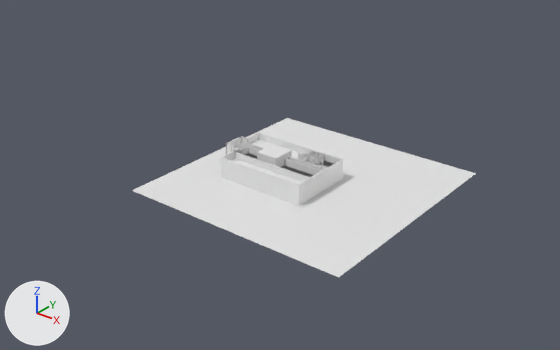
An edit to the COLLADA model static/js/webgl/models/gls.dae, drawn before and after from the same camera.
The view is the same before and after, from a 50 mm lens placed at (177.0, -228.0, 134.0), pointed at (4.0, -11.0, 0.0). Arrows for +X, +Y and +Z are at lower left; the lights stay in place. Where no turn or scale is listed for an object, it has been applied to the vertices.

The first picture shows 'Plane', 'building', 'outer', 'outer_001', 'outer_002', 'unit_002', 'unit_014'.
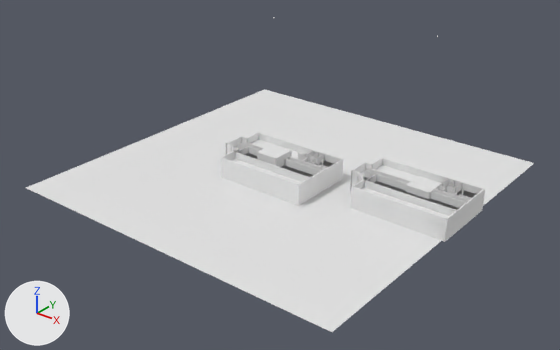
Pixel boxes (x1, y1, x2, y2) of what changed, in the pictures (560 x 350 px):
'Plane', moved, rescaled (48% wider, 52% taller): before (132, 118, 476, 277); after (26, 89, 534, 332)
'outer_005', added: after (351, 158, 485, 227)
'outer_004', added: after (351, 177, 484, 234)
'outer_003', added: after (350, 185, 483, 242)
'wall_008', added: after (365, 181, 456, 216)
'floor_003_001', added: after (360, 165, 476, 218)
'wall_007', added: after (376, 174, 466, 208)
'building_000', added: after (405, 176, 442, 199)
'wall_006', added: after (368, 168, 470, 202)
'kabinet_000', added: after (363, 176, 459, 210)
'wall_010', added: after (366, 174, 377, 183)
'wall_009', added: after (364, 170, 371, 178)

Edits to the bpy script that builds the scene:
```text
Add me_floor_001_mesh_001:
    me_floor_001_mesh_001.from_pydata([(24.0, -14.9, 0.0), (24.0, 14.9, 0.0), (-15.9, -14.9, 0.0), (-24.0, -2.9, 0.0), (-20.9, -2.9, 0.0), (-15.9, -7.2, 0.0), (-21.0, 14.9, 0.0), (-24.0, 7.0, 0.0), (-20.8, 7.0, 0.0)], [], [(1, 8, 5), (5, 2, 0), (0, 1, 5), (8, 7, 3), (1, 6, 8), (4, 5, 8), (8, 3, 4)])
Add me_kabinet_001_mesh_001:
    me_kabinet_001_mesh_001.from_pydata([(-9.1, -5.9, 0.0), (9.1, -5.9, 0.0), (-9.1, 5.9, 0.0), (9.1, 5.9, 0.0)], [], [(1, 3, 2), (0, 1, 2)])
Add me_plane_037:
    me_plane_037.from_pydata([(-0.15, -3.7, 0.0), (0.15, -3.7, 0.0), (-0.15, 3.65, 0.0), (0.15, 3.65, 0.0), (-0.15, -3.7, 3.0), (0.15, -3.7, 3.0), (-0.15, 3.65, 3.0), (0.15, 3.65, 3.0)], [], [(1, 5, 7), (3, 7, 6), (2, 6, 4), (0, 4, 5), (5, 4, 6), (7, 5, 6), (3, 1, 7), (2, 3, 6), (0, 2, 4), (1, 0, 5)])
Add me_plane_036:
    me_plane_036.from_pydata([(-1.38, -0.15, 0.0), (1.38, -0.15, 0.0), (-1.38, 0.15, 0.0), (1.38, 0.15, 0.0), (-1.38, 0.15, 3.0), (-1.38, -0.15, 3.0), (1.38, -0.15, 3.0), (1.38, 0.15, 3.0)], [], [(6, 7, 4), (3, 7, 6), (2, 4, 7), (0, 5, 4), (1, 6, 5), (5, 6, 4), (1, 3, 6), (3, 2, 7), (2, 0, 4), (0, 1, 5)])
Add me_plane_035:
    me_plane_035.from_pydata([(-19.3, -0.1, 0.0), (19.3, -0.1, 0.0), (-19.3, 0.1, 0.0), (19.3, 0.1, 0.0), (-19.3, 0.1, 3.0), (-19.3, -0.1, 3.0), (19.3, -0.1, 3.0), (19.3, 0.1, 3.0)], [], [(6, 7, 4), (2, 4, 7), (0, 5, 4), (1, 6, 5), (3, 7, 6), (5, 6, 4), (3, 2, 7), (2, 0, 4), (0, 1, 5), (1, 3, 6)])
Add me_plane_033:
    me_plane_033.from_pydata([(-19.3, -0.1, 0.0), (19.3, -0.1, 0.0), (-19.3, 0.1, 0.0), (19.3, 0.1, 0.0), (-19.3, 0.1, 3.0), (-19.3, -0.1, 3.0), (19.3, -0.1, 3.0), (19.3, 0.1, 3.0)], [], [(6, 7, 4), (3, 7, 6), (2, 4, 7), (0, 5, 4), (1, 6, 5), (5, 6, 4), (1, 3, 6), (3, 2, 7), (2, 0, 4), (0, 1, 5)])
Add me_plane_032:
    me_plane_032.from_pydata([(-22.0, -0.1, 0.0), (22.0, -0.1, 0.0), (-22.0, 0.1, 0.0), (22.0, 0.1, 0.0), (-22.0, 0.1, 3.0), (-22.0, -0.1, 3.0), (22.0, -0.1, 3.0), (22.0, 0.1, 3.0)], [], [(6, 7, 4), (3, 7, 6), (2, 4, 7), (0, 5, 4), (1, 6, 5), (5, 6, 4), (1, 3, 6), (3, 2, 7), (2, 0, 4), (0, 1, 5)])
Add me_floor_000:
    me_floor_000.from_pydata([(-19.5, -3.8, 0.0), (22.0, -5.3, 0.0), (-22.0, 5.3, 0.0), (22.0, 5.3, 0.0), (-18.0, -5.3, 0.0), (-17.8, -5.3, 0.0), (-22.0, -1.6, 0.0), (-18.8, -4.5, 0.0), (-20.7, -2.8, 0.0)], [], [(8, 1, 6), (0, 8, 6), (2, 6, 3), (8, 7, 1), (5, 1, 7), (3, 6, 1), (4, 5, 7), (0, 4, 7), (0, 7, 8)])
Change ob_plane:
    ob_plane.location: (8.4, 1.0, -6.0) -> (-1.6, 1.0, -6.0)
    ob_plane.scale: (50000.0, 50000.0, 1.0) -> (75000.0, 75000.0, 1.0)
Add ob_outer_003:
    ob_outer_003 = bpy.data.objects.new('outer_003', me_outer_002_mesh_001)  # 72 vertices, 70 faces; spans x -28.0..20.0, y -0.3..29.6, z 0.0..3.0
    ob_outer_003.location = (54.5, -6.6, -6.1)
Add ob_floor_001_001:
    ob_floor_001_001 = bpy.data.objects.new('floor_001_001', me_floor_001_mesh_001)
    ob_floor_001_001.location = (50.6, 8.1, -6.1)
Add ob_outer_004:
    ob_outer_004 = bpy.data.objects.new('outer_004', me_plane_027)  # 72 vertices, 72 faces; spans x -28.0..20.0, y -0.3..29.6, z 0.0..3.0
    ob_outer_004.location = (54.5, -6.6, -3.1)
Add ob_floor_002_001:
    ob_floor_002_001 = bpy.data.objects.new('floor_002_001', me_floor_001_mesh_001.copy())
    ob_floor_002_001.location = (50.6, 8.1, -3.1)
Add ob_kabinet_003:
    ob_kabinet_003 = bpy.data.objects.new('kabinet_003', me_kabinet_001_mesh_001)
    ob_kabinet_003.location = (65.5, 17.0, 0.0)
Add ob_outer_005:
    ob_outer_005 = bpy.data.objects.new('outer_005', me_plane_038)  # 70 vertices, 90 faces; spans x -8.3..39.8, y -4.4..25.4, z 0.0..3.0
    ob_outer_005.location = (34.8, -2.4, 0.0)
Add ob_wall_010:
    ob_wall_010 = bpy.data.objects.new('wall_010', me_plane_037)
    ob_wall_010.location = (36.0, 4.8, 0.0)
Add ob_wall_009:
    ob_wall_009 = bpy.data.objects.new('wall_009', me_plane_036)
    ob_wall_009.location = (31.8, 8.6, 0.0)
Add ob_wall_008:
    ob_wall_008 = bpy.data.objects.new('wall_008', me_plane_035)
    ob_wall_008.location = (55.2, 0.9, 0.0)
Add ob_wall_007:
    ob_wall_007 = bpy.data.objects.new('wall_007', me_plane_033)
    ob_wall_007.location = (55.2, 8.6, 0.0)
Add ob_wall_006:
    ob_wall_006 = bpy.data.objects.new('wall_006', me_plane_032)
    ob_wall_006.location = (52.5, 11.2, 0.0)
Add ob_kabinet_000:
    ob_kabinet_000 = bpy.data.objects.new('kabinet_000', me_floor_000)
    ob_kabinet_000.location = (52.5, 6.1, 0.0)
Add ob_floor_003_001:
    ob_floor_003_001 = bpy.data.objects.new('floor_003_001', me_floor_001_mesh_001.copy())
    ob_floor_003_001.location = (50.6, 8.1, 0.0)
Add ob_building_000:
    ob_building_000 = bpy.data.objects.new('building_000', me_building_mesh_001)  # a box spanning x -5.0..5.0, y -5.0..5.0, z -5.0..5.0
    ob_building_000.location = (54.7, 12.5, -2.1)
```
